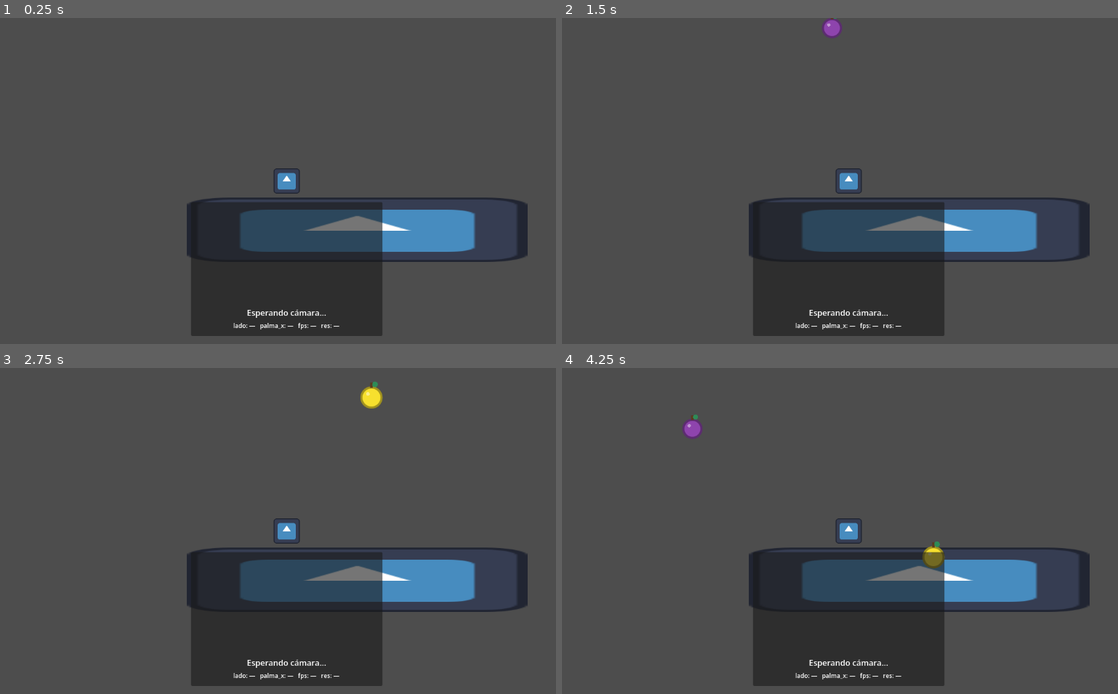
Above: before the commit, frames 1-4 (two rows, left to right).
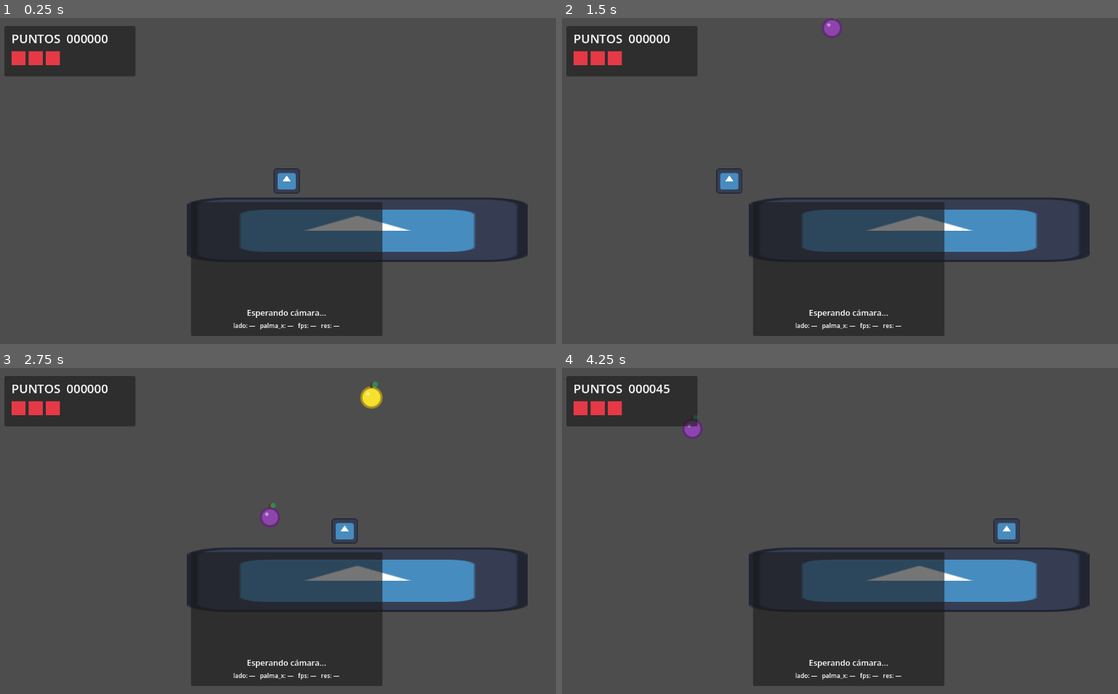
Above: after the commit, the same moments.

Repository: DiegoCareaga946/Proyecto-IA_JuegoFrutas
Game: Godot game, scene res://Assets/Scene/Scene_1.tscn
Two runs of this game, one before a commit and one after it. Both use one fixed random seed, a clock stepped at 60 frames per second and the inputs below. The engine's default icon, where the game draws it, is replaced by a stand-in: a white triangle on a blue panel in a dark square.
Inputs (mouse positions are in pixels of both pictures, inside the frame that each line leads up to):
- Up to frame 1 (0.25 s): no input
- Up to frame 2 (1.5 s): tap Enter at 0.5 s; move the mouse to (667, 181) at 0.52 s; click (667, 181) at 0.67 s; move the mouse to (1029, 181) at 1.27 s; click (1029, 181) at 1.42 s
- Up to frame 3 (2.75 s): move the mouse to (344, 459) at 2.02 s; click (344, 459) at 2.17 s
- Up to frame 4 (4.25 s): move the mouse to (817, 596) at 2.77 s; click (817, 596) at 2.92 s; move the mouse to (1023, 579) at 3.52 s; click (1023, 579) at 3.67 s

The runs differ from the first frame. In frame 1, 3.5% of the frame differs, in the area x 0-25%, y 2-18%; in frame 2, 4.0%; in frame 3, 4.2%; in frame 4, 4.3%, in the area x 0-83%, y 2-62%.

Commit message:
Avance 3: Arreglos e implementaciones
Cambio a movimiento libre sobre eje X
Integracion de label para puntuacion
Integracion de barra de vida

Diff:
--- a/Assets/Character/character_body_2d.tscn
+++ b/Assets/Character/character_body_2d.tscn
@@ -1,16 +1,16 @@
 [gd_scene format=3 uid="uid://cav7wef5a83qq"]
 
-[ext_resource type="Script" uid="uid://bxgarpxdblwri" path="res://Assets/Scripts/Mouse.gd" id="1_fx1j0"]
+[ext_resource type="Script" uid="uid://bxgarpxdblwri" path="res://Assets/Scripts/Character.gd" id="1_fx1j0"]
 [ext_resource type="Texture2D" uid="uid://bfveu210khi4e" path="res://icon.svg" id="2_bsbpi"]
 
 [sub_resource type="RectangleShape2D" id="RectangleShape2D_23sli"]
 size = Vector2(44, 46)
 
 [sub_resource type="RectangleShape2D" id="RectangleShape2D_fx1j0"]
-size = Vector2(43.699997, 64.799995)
+size = Vector2(57.6, 64.799995)
 
 [sub_resource type="RectangleShape2D" id="RectangleShape2D_bsbpi"]
-size = Vector2(43.699997, 64.799995)
+size = Vector2(57.75, 64.799995)
 
 [node name="CharacterBody2D" type="CharacterBody2D" unique_id=1483226975 node_paths=PackedStringArray("extremo_izquierdo", "extremo_derecho")]
 script = ExtResource("1_fx1j0")
@@ -30,8 +30,8 @@
 scale = Vector2(10, 10)
 
 [node name="CollisionShape2D" type="CollisionShape2D" parent="l_side" unique_id=667070932]
-position = Vector2(-35.749996, 0)
-scale = Vector2(0.99999994, 0.99999994)
+position = Vector2(-28.799992, 0)
+scale = Vector2(0.9999998, 0.9999998)
 shape = SubResource("RectangleShape2D_fx1j0")
 
 [node name="r_side" type="Area2D" parent="." unique_id=1250908967]
@@ -39,6 +39,6 @@
 scale = Vector2(10, 10)
 
 [node name="CollisionShape2D" type="CollisionShape2D" parent="r_side" unique_id=447949707]
-position = Vector2(35.899998, -0.1)
-scale = Vector2(0.99999994, 0.99999994)
+position = Vector2(28.874992, -0.09999999)
+scale = Vector2(0.9999998, 0.9999998)
 shape = SubResource("RectangleShape2D_bsbpi")
--- /dev/null
+++ b/Assets/Scene/Game_HUD.tscn
@@ -0,0 +1,58 @@
+[gd_scene load_steps=2 format=3 uid="uid://cctxuhgbho740"]
+
+[ext_resource type="Script" uid="uid://bk56w6xfotdaw" path="res://Assets/Scripts/Game_HUD.gd" id="1_gna7f"]
+
+[node name="GameHUD" type="CanvasLayer"]
+layer = 10
+script = ExtResource("1_gna7f")
+
+[node name="Panel" type="PanelContainer" parent="."]
+offset_left = 16.0
+offset_top = 16.0
+offset_right = 276.0
+offset_bottom = 116.0
+mouse_filter = 2
+
+[node name="Margen" type="MarginContainer" parent="Panel"]
+layout_mode = 2
+mouse_filter = 2
+theme_override_constants/margin_left = 14
+theme_override_constants/margin_top = 8
+theme_override_constants/margin_right = 14
+theme_override_constants/margin_bottom = 8
+
+[node name="VBox" type="VBoxContainer" parent="Panel/Margen"]
+layout_mode = 2
+mouse_filter = 2
+theme_override_constants/separation = 8
+
+[node name="Puntos" type="Label" parent="Panel/Margen/VBox"]
+unique_name_in_owner = true
+layout_mode = 2
+mouse_filter = 2
+theme_override_font_sizes/font_size = 24
+text = "PUNTOS  000000"
+
+[node name="Corazones" type="HBoxContainer" parent="Panel/Margen/VBox"]
+unique_name_in_owner = true
+layout_mode = 2
+mouse_filter = 2
+theme_override_constants/separation = 6
+
+[node name="Corazon1" type="ColorRect" parent="Panel/Margen/VBox/Corazones"]
+custom_minimum_size = Vector2(28, 28)
+layout_mode = 2
+mouse_filter = 2
+color = Color(1, 1, 1, 1)
+
+[node name="Corazon2" type="ColorRect" parent="Panel/Margen/VBox/Corazones"]
+custom_minimum_size = Vector2(28, 28)
+layout_mode = 2
+mouse_filter = 2
+color = Color(1, 1, 1, 1)
+
+[node name="Corazon3" type="ColorRect" parent="Panel/Margen/VBox/Corazones"]
+custom_minimum_size = Vector2(28, 28)
+layout_mode = 2
+mouse_filter = 2
+color = Color(1, 1, 1, 1)
--- a/Assets/Scene/Scene_1.tscn
+++ b/Assets/Scene/Scene_1.tscn
@@ -4,8 +4,9 @@
 [ext_resource type="Texture2D" uid="uid://bfveu210khi4e" path="res://icon.svg" id="2_jldwd"]
 [ext_resource type="PackedScene" uid="uid://carhu4ejvgmxb" path="res://Assets/Character/l_side.tscn" id="3_23sli"]
 [ext_resource type="PackedScene" uid="uid://s38e3kocyu6f" path="res://Assets/Character/r_side.tscn" id="4_y0n1t"]
+[ext_resource type="PackedScene" uid="uid://cctxuhgbho740" path="res://Assets/Scene/Game_HUD.tscn" id="5_4d5l4"]
 [ext_resource type="PackedScene" uid="uid://7ywg4gog258x" path="res://Assets/Scene/fruit_spawner.tscn" id="5_spawner"]
-[ext_resource type="PackedScene" path="res://Assets/Scene/CameraHUD.tscn" id="6_hud"]
+[ext_resource type="PackedScene" uid="uid://bppjur6qxwt0s" path="res://Assets/Scene/CameraHUD.tscn" id="6_hud"]
 
 [sub_resource type="GDScript" id="GDScript_d8v2s"]
 script/source = "extends Node2D
@@ -27,7 +28,7 @@
 [node name="Scene1" type="Node2D" unique_id=1866282351]
 script = SubResource("GDScript_d8v2s")
 
-[node name="CharacterBody2D" parent="." groups=["player"] unique_id=1483226975 instance=ExtResource("1_23sli")]
+[node name="CharacterBody2D" parent="." unique_id=1483226975 groups=["player"] instance=ExtResource("1_23sli")]
 
 [node name="Platform" type="Node2D" parent="." unique_id=213580041]
 
@@ -42,9 +43,11 @@
 position = Vector2(141, 94.5)
 shape = SubResource("RectangleShape2D_y0n1t")
 
-[node name="FruitSpawner" parent="." instance=ExtResource("5_spawner")]
+[node name="FruitSpawner" parent="." unique_id=835459315 instance=ExtResource("5_spawner")]
 
-[node name="CameraHUD" parent="." instance=ExtResource("6_hud")]
+[node name="CameraHUD" parent="." unique_id=779586785 instance=ExtResource("6_hud")]
+
+[node name="Game_HUD" parent="." unique_id=1423445298 instance=ExtResource("5_4d5l4")]
 
 [node name="Camera2D" type="Camera2D" parent="." unique_id=1570804045]
 
--- /dev/null
+++ b/Assets/Scripts/Character.gd
@@ -0,0 +1,108 @@
+extends CharacterBody2D
+
+## Movimiento horizontal continuo por posición de la mano (UDP 4242).
+## El detector manda la X de la palma normalizada (0..1) o "0.0" si no ve mano.
+
+@export_group("Control")
+@export var velocidad_max: float = 520.0     # px/s (plan: 420-520)
+@export var suavizado: float = 12.0          # 1/s (plan: ~12)
+@export var timeout_ms: int = 500            # sin paquetes -> fallback
+@export var margen_pixeles: float = 24.0     # margen extra a cada lado
+@export_range(0.0, 0.5, 0.01) var rango_min: float = 0.15
+@export_range(0.5, 1.0, 0.01) var rango_max: float = 0.85
+
+# Legado: l_side / r_side ya no se usan para mover. Se dejan declarados
+# para que character_body_2d.tscn siga cargando sin errores.
+@export var extremo_izquierdo: Area2D
+@export var extremo_derecho: Area2D
+
+var palma_objetivo: float = 0.5              # última X válida (NO se reinicia por frame)
+var ultimo_paquete_ms: int = -100000
+var udp := PacketPeerUDP.new()
+
+var _raton_previo: float = 0.0
+var _raton_activo: bool = false
+
+@onready var _colision: CollisionShape2D = $CollisionShape2D
+
+
+func _ready() -> void:
+	var error := udp.bind(4242, "127.0.0.1")
+	if error != OK:
+		push_error("No se pudo abrir el UDP 4242: %s" % error_string(error))
+
+
+func _physics_process(delta: float) -> void:
+	_leer_paquetes()
+
+	# El mouse solo toma el control cuando se mueve de verdad.
+	var raton_x := get_global_mouse_position().x
+	if absf(raton_x - _raton_previo) > 0.5:
+		_raton_activo = true
+	_raton_previo = raton_x
+
+	var limites := _limites_mundo()
+	var hay_destino := true
+	var destino_x := 0.0
+
+	if Time.get_ticks_msec() - ultimo_paquete_ms <= timeout_ms:
+		_raton_activo = false                # la mano manda; el mouse se desarma
+		var t := clampf(inverse_lerp(rango_min, rango_max, palma_objetivo), 0.0, 1.0)
+		destino_x = lerpf(limites.x, limites.y, t)
+	elif _raton_activo:
+		destino_x = clampf(raton_x, limites.x, limites.y)
+	else:
+		hay_destino = false
+
+	if hay_destino:
+		var fraccion := 1.0 - exp(-suavizado * delta)   # sin sobrepaso, independiente de los fps
+		velocity.x = clampf(
+			(destino_x - global_position.x) * fraccion / delta,
+			-velocidad_max, velocidad_max
+		)
+	else:
+		velocity.x = 0.0
+
+	velocity.y = 0.0
+	move_and_slide()
+
+
+func _leer_paquetes() -> void:
+	while udp.get_available_packet_count() > 0:
+		var texto := udp.get_packet().get_string_from_utf8().strip_edges()
+		if not texto.is_valid_float():
+			continue                          # p. ej. un detector viejo mandando "izquierda"
+		var valor := texto.to_float()
+		if valor > 0.0:                       # 0.0 = no hay mano: se conserva el último objetivo
+			palma_objetivo = clampf(valor, 0.0, 1.0)
+			ultimo_paquete_ms = Time.get_ticks_msec()
+
+
+func _limites_mundo() -> Vector2:
+	var mitad := _mitad_ancho()
+	var camara := get_viewport().get_camera_2d()
+
+	if camara == null:
+		var r := get_viewport_rect()
+		var margen := minf(margen_pixeles + mitad, r.size.x * 0.5)
+		return Vector2(r.position.x + margen, r.end.x - margen)
+
+	var ancho_visible := get_viewport_rect().size.x / camara.zoom.x
+	# El margen nunca puede comerse más de media pantalla (ventanas muy angostas).
+	var margen := minf(margen_pixeles + mitad, ancho_visible * 0.5)
+	var centro := camara.get_screen_center_position().x
+	return Vector2(
+		centro - ancho_visible * 0.5 + margen,
+		centro + ancho_visible * 0.5 - margen
+	)
+
+
+func _mitad_ancho() -> float:
+	var forma := _colision.shape
+	if forma is RectangleShape2D:
+		return (forma as RectangleShape2D).size.x * 0.5 * absf(scale.x)
+	return 0.0
+
+
+func _exit_tree() -> void:
+	udp.close()
--- /dev/null
+++ b/Assets/Scripts/Game.gd
@@ -0,0 +1,41 @@
+extends Node
+## Estado global de la partida (autoload "Game", plan P1).
+## Único dueño del puntaje y de las vidas: nadie más los modifica.
+
+signal score_changed(total: int)
+signal lives_changed(lives: int)
+
+const MAX_LIVES := 3
+
+var score: int = 0
+var lives: int = MAX_LIVES
+
+
+func add_score(points: int) -> void:
+	if points <= 0:
+		return
+	score += points
+	score_changed.emit(score)
+
+
+func lose_life() -> void:
+	_set_lives(lives - 1)
+
+
+func gain_life() -> void:
+	_set_lives(lives + 1)
+
+
+func _set_lives(value: int) -> void:
+	var nuevo := clampi(value, 0, MAX_LIVES)
+	if nuevo == lives:
+		return
+	lives = nuevo
+	lives_changed.emit(lives)
+
+
+func reset_run() -> void:
+	score = 0
+	lives = MAX_LIVES
+	score_changed.emit(score)
+	lives_changed.emit(lives)
--- /dev/null
+++ b/Assets/Scripts/Game_HUD.gd
@@ -0,0 +1,25 @@
+extends CanvasLayer
+## Marcador de la partida (plan P2). Solo muestra: el estado vive en Game.
+
+@onready var _puntos: Label = %Puntos
+@onready var _corazones: HBoxContainer = %Corazones
+
+@export var color_lleno := Color("e63946")
+@export var color_vacio := Color(0.35, 0.35, 0.35, 0.5)
+
+
+func _ready() -> void:
+	Game.score_changed.connect(_actualizar_puntos)
+	Game.lives_changed.connect(_actualizar_vidas)
+	_actualizar_puntos(Game.score)
+	_actualizar_vidas(Game.lives)
+
+
+func _actualizar_puntos(total: int) -> void:
+	_puntos.text = "PUNTOS  %06d" % total
+
+
+func _actualizar_vidas(vidas: int) -> void:
+	for i in _corazones.get_child_count():
+		var corazon := _corazones.get_child(i) as Control
+		corazon.modulate = color_lleno if i < vidas else color_vacio
--- a/Assets/Scripts/Mouse.gd
+++ /dev/null
@@ -1,79 +0,0 @@
-extends CharacterBody2D
-
-
-@export var velocidad:float = 300.0
-
-@export var extremo_izquierdo:Area2D
-@export var extremo_derecho:Area2D
-
-var movimiento_izquierda:bool = false
-var movimiento_derecha:bool = false
-
-var mousePosition: Vector2
-
-var udp := PacketPeerUDP.new()
-var lado_mano := "centro"
-var ultimo_paquete_ms := 0
-
-func _ready() -> void:
-	extremo_izquierdo.mouse_entered.connect(_on_izquierdo_mouse_entered)
-	extremo_izquierdo.mouse_exited.connect(_on_izquierdo_mouse_exited)
-
-	extremo_derecho.mouse_entered.connect(_on_derecho_mouse_entered)
-	extremo_derecho.mouse_exited.connect(_on_derecho_mouse_exited)
-
-	var error := udp.bind(4242, "127.0.0.1")
-	if error != OK:
-		push_error("No se pudo abrir el puerto UDP 4242.")
-
-func _process(_delta: float) -> void:
-	# Actualiza la posición global del mouse en cada frame
-	mousePosition = get_viewport().get_mouse_position()
-
-func _input(event: InputEvent) -> void:
-	# Detectar movimiento usando directamente los datos del evento
-	if event is InputEventMouseMotion:
-		print("El mouse se movió a: ", event.global_position)
-	# Detectar clics principales (Clic Izquierdo)
-	if event is InputEventMouseButton:
-		if event.button_index == MOUSE_BUTTON_LEFT:
-			if event.pressed:
-				print("Clic izquierdo presionado en: ", mousePosition)
-			else:
-				print("Clic izquierdo liberado")
-func _physics_process(_delta: float) -> void:
-	while udp.get_available_packet_count() > 0:
-		var mensaje := udp.get_packet().get_string_from_utf8().strip_edges()
-
-		if mensaje in ["izquierda", "derecha", "centro"]:
-			lado_mano = mensaje
-			ultimo_paquete_ms = Time.get_ticks_msec()
-
-	var mano_conectada := Time.get_ticks_msec() - ultimo_paquete_ms < 500
-	var direccion := 0
-
-	if mano_conectada:
-		if lado_mano == "izquierda":
-			direccion = -1
-		elif lado_mano == "derecha":
-			direccion = 1
-		elif movimiento_izquierda:
-			direccion = -1
-		elif movimiento_derecha:
-			direccion = 1
-
-	velocity.x = direccion * velocidad
-	move_and_slide()
-
-func _exit_tree() -> void:
-	udp.close()
-
-func _on_izquierdo_mouse_entered()-> void:
-	movimiento_izquierda = true
-func _on_izquierdo_mouse_exited()-> void:
-	movimiento_izquierda = false
-
-func _on_derecho_mouse_entered()-> void:
-	movimiento_derecha = true
-func _on_derecho_mouse_exited()-> void:
-	movimiento_derecha = false
--- a/Fruits/fruits.gd
+++ b/Fruits/fruits.gd
@@ -90,9 +90,6 @@
 		return
 
 	collected.emit(points)
-
-	var hud := get_tree().get_first_node_in_group("hud")
-	if hud and hud.has_method("add_score"):
-		hud.add_score(points)
+	Game.add_score(points)
 
 	queue_free()
--- a/project.godot
+++ b/project.godot
@@ -18,6 +18,7 @@
 [autoload]
 
 Detector="*res://Assets/Scripts/PythonBridge.gd"
+Game="*res://Assets/Scripts/Game.gd"
 
 [physics]
 
Renamed: Assets/Scripts/Mouse.gd.uid -> Assets/Scripts/Character.gd.uid
Not shown, added: Assets/Scripts/Game.gd.uid
Not shown, added: Assets/Scripts/Game_HUD.gd.uid
Not shown, added: Documentacion/Plan_Desarrollo_v1.md
Not shown, added: Documentacion/Tareas_Equipo_4dias.docx
